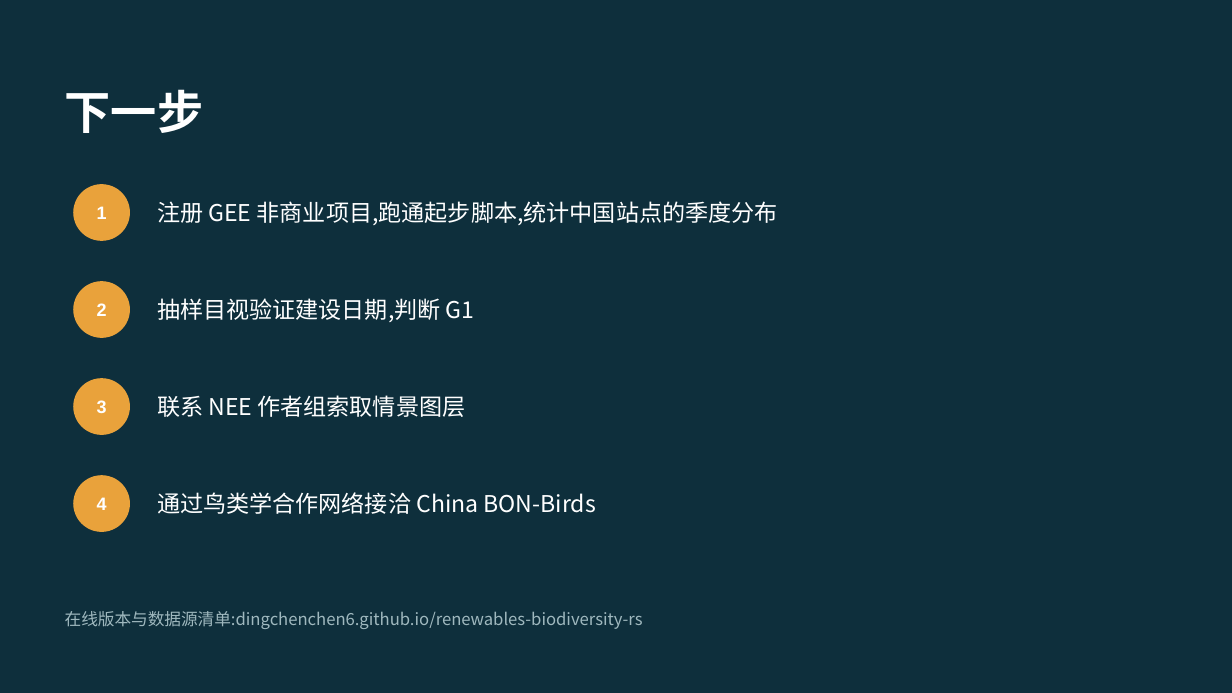
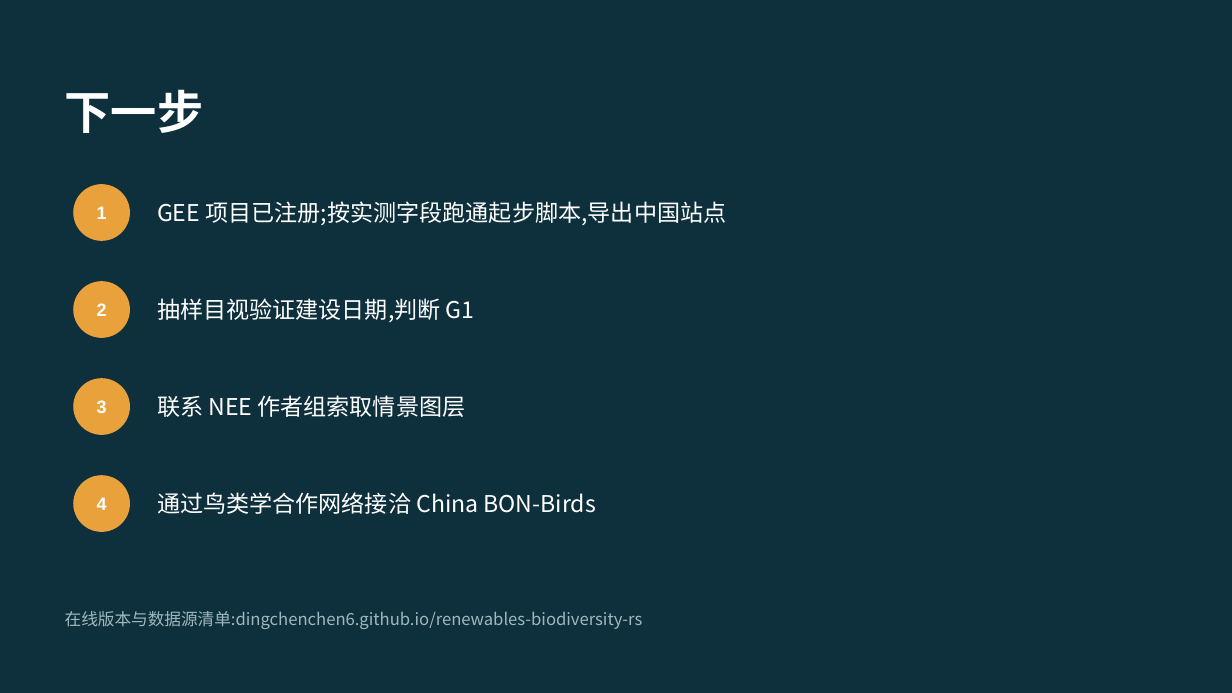
Before and after one commit to dingchenchen6/renewables-biodiversity-rs, a slide deck: slide 18 of RS_Renewables_Biodiversity_Workflow.pptx (slide 17 before the commit). Drawn at 1232x693 pixels with LibreOffice and Linux fonts; fonts in the diff are those of the drawing. Boxes give left, top, right and bottom in pixels: in the first picture for what was removed or moved away, otherwise in the second. Text is boxed around its words. In the diff, an @@ line names an element or a change of style, - is before the commit and + after.

```diff
--- a/RS_Renewables_Biodiversity_Workflow.pptx
+++ b/RS_Renewables_Biodiversity_Workflow.pptx
@@ text at box(157, 201, 726, 225): text changed @@
-注册 GEE 非商业项目,跑通起步脚本,统计中国站点的季度分布
+GEE 项目已注册;按实测字段跑通起步脚本,导出中国站点
```
Also in this commit, not shown: 4 other slides changed, 1 slide added, 3 other files.
